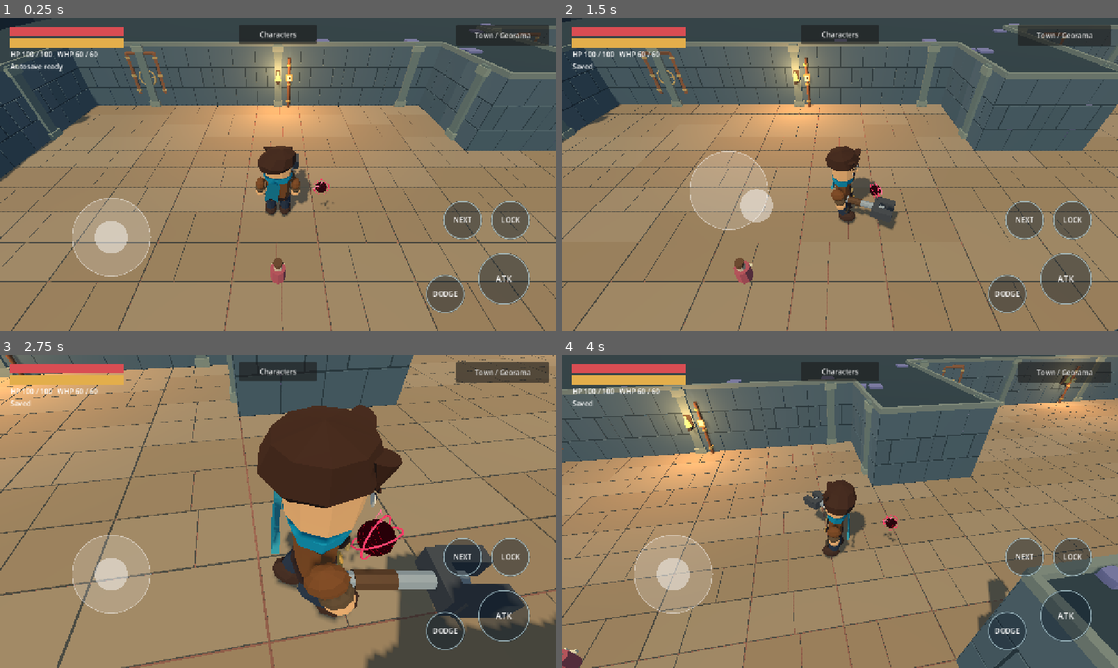
Above: before the commit, frames 1-4 (two rows, left to right).
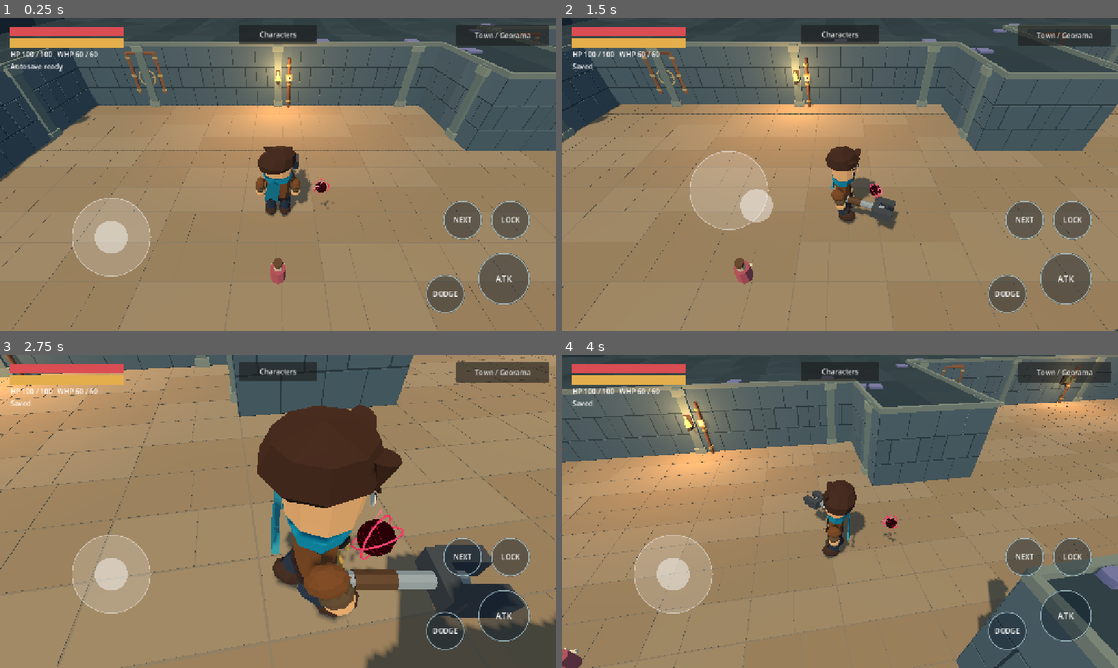
Above: after the commit, the same moments.

Repository: SeanShaffer88/Chrono-Rift
Game: Godot game, scene res://scenes/dungeon/dungeon_manager.tscn
The game is run twice, just before and just after one commit, with the same random seed, the same clock (stepped at 60 frames per second) and the same inputs.
Inputs (mouse positions are in pixels of both pictures, inside the frame that each line leads up to):
- Up to frame 1 (0.25 s): no input
- Up to frame 2 (1.5 s): tap Enter at 0.5 s; move the mouse to (962, 158) at 0.52 s; hold D (move_right) 0.53-1.25 s; hold J (attack) 0.53-1.25 s; click (962, 158) at 0.67 s; tap Space at 0.77 s; drag from (728, 190) to (812, 237) at 1.27 s
- Up to frame 3 (2.75 s): move the mouse to (333, 442) at 2.02 s; hold D (move_right) from 2.03 s (still down); tap E (camera_right) at 2.1 s
- Up to frame 4 (4 s): release D (move_right) at 2.75 s; drag from (812, 574) to (673, 464) at 2.77 s; move the mouse to (1006, 558) at 3.52 s; hold A (move_left) from 3.53 s (still down); hold L (lock_on) from 3.53 s (still down); tap Space at 3.77 s

The runs differ from the first frame. In frame 1, 2.5% of the frame differs, in the area x 0-100%, y 0-100%; in frame 2, 2.2%; in frame 3, 2.5%; in frame 4, 2.2%.

Commit message:
Facet dungeon backing and quiet distant paving seams (#11)

Diff:
--- a/scenes/environment/environment_art.gd
+++ b/scenes/environment/environment_art.gd
@@ -25,7 +25,7 @@
 	root.add_child(Assets.batch("pier", plan.piers))
 	_flagstones(root,walkable,seed_value)
 	_masonry(root, walkable, seed_value)
-	_rock_backing(root,walkable)
+	_rock_backing(root,walkable,seed_value)
 
 static func paving_layout(walkable: Dictionary, seed_value: int) -> Array[Dictionary]:
 	var result: Array[Dictionary] = []
@@ -40,7 +40,15 @@
 				start += width+0.02
 	return result
 
+const GROUT_TOP := 0.040
+const BACKING_ROOF := 2.25
+
 static func _flagstones(parent: Node3D,walkable: Dictionary,seed_value: int) -> void:
+	# Opaque quiet grout hides source-floor pattern through narrow slab gaps.
+	var grout := Bake.new()
+	for cell: Vector2i in walkable:
+		grout.box(Vector3(2,0.002,2),Vector3(cell.x*2,GROUT_TOP-0.001,cell.y*2),Color("95866f"))
+	grout.finish(parent,"QuietGrout")
 	var bake := Bake.new()
 	for slab: Dictionary in paving_layout(walkable,seed_value): bake.box(slab.size,slab.at,slab.color)
 	bake.finish(parent,"InsetFlagstones")
@@ -62,14 +70,64 @@
 			result.append(Rect2i(start,y,x-start,1))
 	return result
 
-static func _rock_backing(parent: Node3D,walkable: Dictionary) -> void:
+static func rock_boundary_cell(cell: Vector2i,walkable: Dictionary) -> bool:
+	if walkable.has(cell): return false
+	for y in range(-1,2):
+		for x in range(-1,2):
+			if walkable.has(cell+Vector2i(x,y)): return true
+	return false
+
+static func rock_corner_height(corner: Vector2i,walkable: Dictionary,seed_value: int) -> float:
+	# Shared plateau reproduces the old masking envelope over imported wall backs.
+	for offset in [Vector2i.ZERO,Vector2i.LEFT,Vector2i.UP,Vector2i(-1,-1)]:
+		if rock_boundary_cell(corner+offset,walkable): return 2.72
+	var key := posmod(corner.x*73+corner.y*97+seed_value*11,101)/100.0
+	return lerpf(2.30,2.60,key)
+
+static func rock_cap_layout(walkable: Dictionary,seed_value: int) -> Array[Dictionary]:
+	var result: Array[Dictionary] = []
+	for run: Rect2i in backing_runs(walkable):
+		for x in range(run.position.x,run.end.x):
+			var cell := Vector2i(x,run.position.y)
+			var points := PackedVector3Array()
+			for offset in [Vector2i.ZERO,Vector2i.RIGHT,Vector2i.ONE,Vector2i.DOWN]:
+				var corner: Vector2i = cell+offset
+				points.append(Vector3(corner.x*2-1,rock_corner_height(corner,walkable,seed_value),corner.y*2-1))
+			var key := posmod(cell.x*43+cell.y*61+seed_value*7,101)
+			var peak := Vector3(cell.x*2+(key%5-2)*0.13,lerpf(2.32,2.70,key/100.0),cell.y*2+(key%7-3)*0.11)
+			# Boundary cells stay near the dressed wall coping, retaining clear lanes.
+			if rock_boundary_cell(cell,walkable): peak.y=2.72
+			result.append({"cell":cell,"corners":points,"peak":peak,"shade":key})
+	return result
+
+static func _rock_backing(parent: Node3D,walkable: Dictionary,seed_value: int) -> void:
 	var bake := Bake.new()
 	var runs := backing_runs(walkable)
 	for run: Rect2i in runs:
-		bake.box(Vector3(run.size.x*2,2.72,2),Vector3((run.position.x+(run.size.x-1)*0.5)*2,1.36,run.position.y*2),Color("35464f"))
+		bake.box(Vector3(run.size.x*2,BACKING_ROOF,2),Vector3((run.position.x+(run.size.x-1)*0.5)*2,BACKING_ROOF/2,run.position.y*2),Color("35464f"))
 	var result := bake.finish(parent,"SolidRockBacking")
 	result.cast_shadow = GeometryInstance3D.SHADOW_CASTING_SETTING_OFF
 	if runs.is_empty(): return
+	var cap := Bake.new()
+	var patches := rock_cap_layout(walkable,seed_value)
+	var cap_cells := {}
+	for patch: Dictionary in patches: cap_cells[patch.cell]=true
+	for patch: Dictionary in patches:
+		var points: PackedVector3Array = patch.corners
+		for index in 4:
+			cap.surface.set_color(Color("35464f").lightened((patch.shade%5-2)*0.012))
+			# Clockwise triangles produce upward normals in Godot.
+			for point in [points[index],points[(index+1)%4],patch.peak]:
+				cap.surface.add_vertex(point)
+				cap.vertex_count+=1
+			if cap_cells.has(patch.cell+[Vector2i.UP,Vector2i.RIGHT,Vector2i.DOWN,Vector2i.LEFT][index]): continue
+			var a := points[index]
+			var b := points[(index+1)%4]
+			for point in [a,Vector3(a.x,BACKING_ROOF,a.z),b,b,Vector3(a.x,BACKING_ROOF,a.z),Vector3(b.x,BACKING_ROOF,b.z)]:
+				cap.surface.add_vertex(point)
+				cap.vertex_count+=1
+	var cap_mesh := cap.finish(parent,"FacetedSlateCap")
+	cap_mesh.cast_shadow=GeometryInstance3D.SHADOW_CASTING_SETTING_OFF
 	var bounds := Rect2i(runs[0].position,Vector2i.ONE)
 	for run: Rect2i in runs: bounds = bounds.merge(run)
 	var skyline := Bake.new()
--- a/tests/test_environment_art.gd
+++ b/tests/test_environment_art.gd
@@ -17,6 +17,31 @@
 				valid_backing = valid_backing and not cells.has(cell) and not coverage.has(cell)
 				coverage[cell] = true
 	check(valid_backing and coverage.size() == 8*9-cells.size(),"Solid backing exactly covers expanded asymmetric bounds without walkable cells or overlap")
+	var patches := Art.rock_cap_layout(cells,1337)
+	check(patches == Art.rock_cap_layout(cells,1337) and patches != Art.rock_cap_layout(cells,1338),"Slate cap is seed-stable and varies across seeds")
+	var plateau := true
+	var corners := {}
+	var valid_cap := true
+	for patch: Dictionary in patches:
+		valid_cap = valid_cap and not cells.has(patch.cell)
+		var points: PackedVector3Array = patch.corners
+		if Art.rock_boundary_cell(patch.cell,cells):
+			plateau=plateau and is_equal_approx(patch.peak.y,2.72)
+			for point: Vector3 in points: plateau=plateau and is_equal_approx(point.y,2.72)
+		valid_cap = valid_cap and points.size() == 4 and patch.peak.is_finite() and patch.peak.y > Art.BACKING_ROOF and patch.peak.y <= 2.720001
+		for index in 4:
+			var point := points[index]
+			var key := Vector2(point.x,point.z)
+			valid_cap = valid_cap and point.is_finite() and point.y > Art.BACKING_ROOF and point.y <= 2.720001
+			valid_cap = valid_cap and absf(point.x-patch.cell.x*2) <= 1 and absf(point.z-patch.cell.y*2) <= 1
+			if corners.has(key): valid_cap=valid_cap and is_equal_approx(corners[key],point.y)
+			corners[key]=point.y
+			var normal := -(points[(index+1)%4]-point).cross(patch.peak-point)
+			valid_cap = valid_cap and normal.y > 0
+		valid_cap=valid_cap and absf(patch.peak.x-patch.cell.x*2)<1 and absf(patch.peak.z-patch.cell.y*2)<1
+	check(plateau,"Eight-neighbor boundary plateaus preserve the old wall-back masking envelope without higher geometry")
+	check(valid_cap and patches.size()==coverage.size(),"Finite upward cap exactly covers solid cells, shares corner heights and cannot enter walkable footprints")
+	check(Art.GROUT_TOP > 0.036 and Art.GROUT_TOP < 0.0475,"Quiet grout strictly separates source accents from the slab tops")
 	var holder := Node3D.new()
 	root.add_child(holder)
 	for kind: String in Assets.MODELS:
@@ -36,6 +61,9 @@
 	check(randi() == expected_random, "Decoration does not consume gameplay random sequence")
 	var art := holder.get_node("EnvironmentArt")
 	check(art.find_children("*", "CollisionObject3D", true, false).is_empty(), "Dungeon art preserves original collision/navigation")
+	var cap_mesh: MeshInstance3D = art.get_node("FacetedSlateCap")
+	check(cap_mesh.mesh.get_faces().size() <= Art.rock_cap_layout(layout.walkable,1337).size()*36 and cap_mesh.mesh.get_surface_count()==1,"Slate cap uses bounded fixed triangles per cell in one opaque surface")
+	check(cap_mesh.cast_shadow == GeometryInstance3D.SHADOW_CASTING_SETTING_OFF and art.has_node("QuietGrout"),"Surface polish adds no cap shadows and includes quiet grout")
 	var positions: Dictionary = {}
 	var floor_instances := 0
 	var plan := Art.dungeon_layout(layout.walkable, 1337)
Binary file added: docs/images/surface-polish-concept.png
Not shown, added: docs/images/surface-polish-concept.png.import
Not shown, added: docs/surface-polish-prompt.txt
Not shown, changed: export_presets.cfg
Not shown, added: docs/SURFACE_POLISH.md
